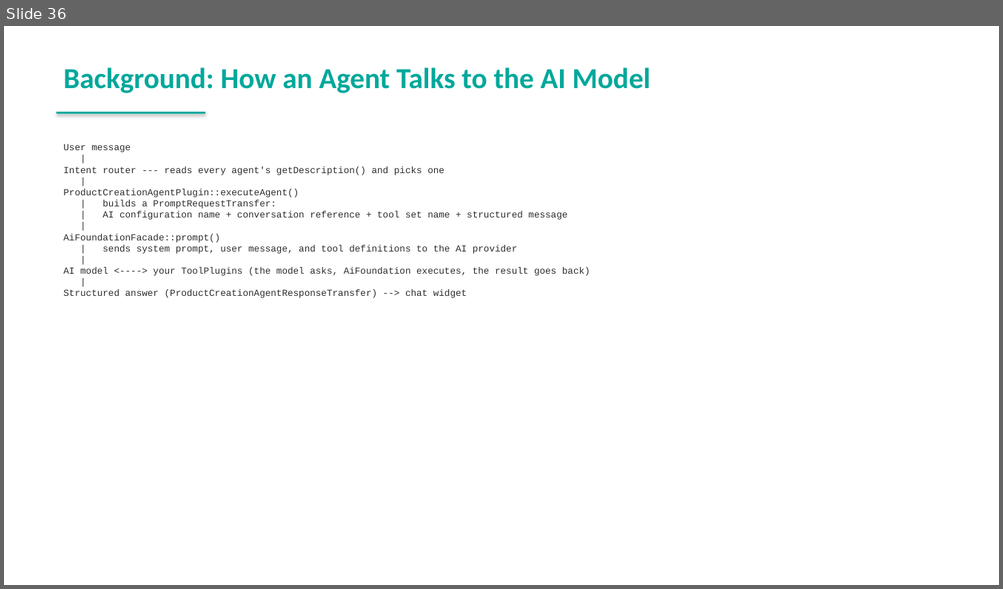
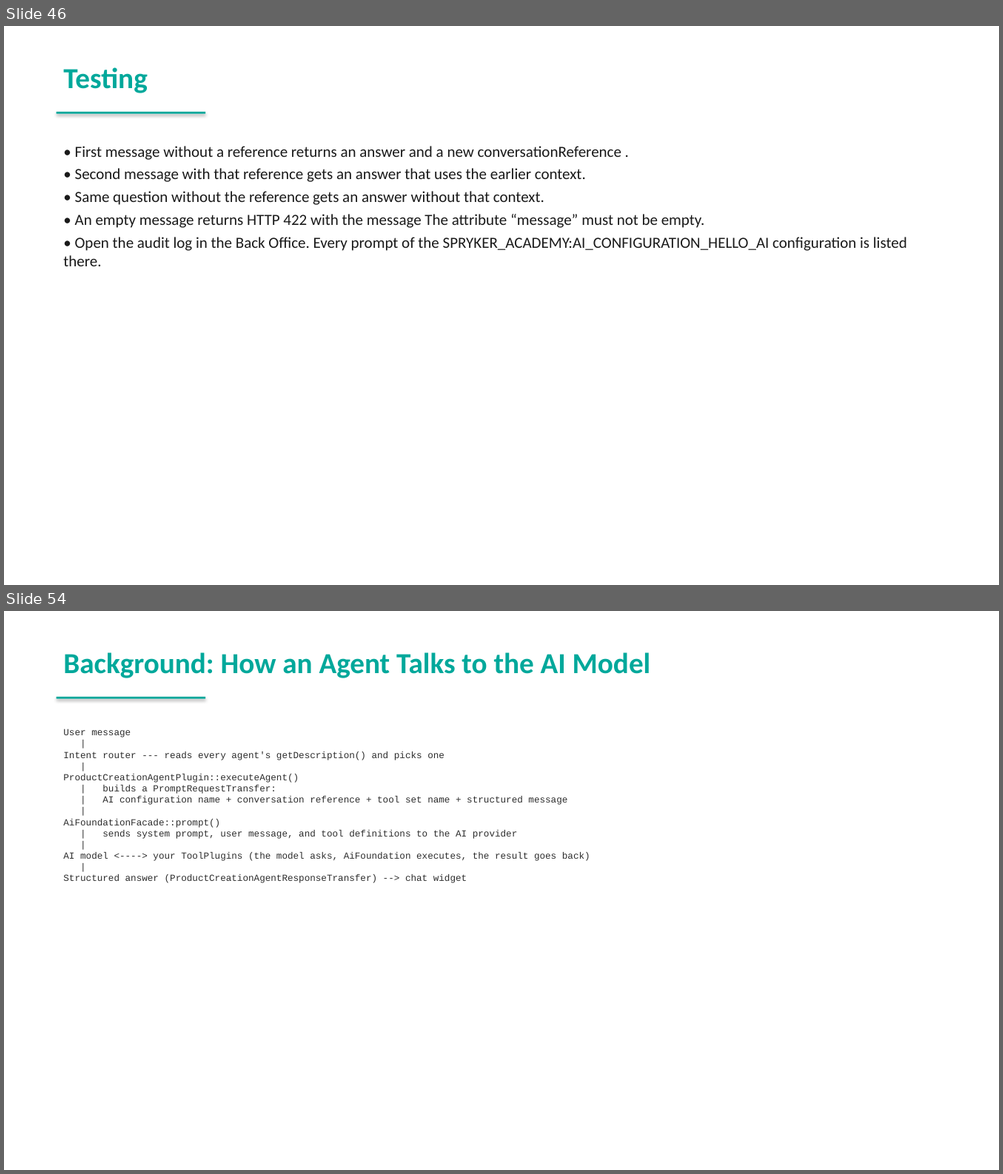
Before and after one commit to spryker-academy/instructor-exercises, a slide deck: guides-pptx/spryker-academy-ai.pptx. Shown one above the other, each under a label of ours: slide 36 before the commit, slides 46 and 54 after it; the slides between them are not shown. The pictures are 1003x589 and 1003x1174 pixels, drawn with LibreOffice and Linux fonts; fonts in the diff are those of the drawing. Boxes give left, top, right and bottom in pixels: in the first picture for what was removed or moved away, otherwise in the second. Text is boxed around its words. In the diff, an @@ line names an element or a change of style, - is before the commit and + after.

```diff
--- a/guides-pptx/spryker-academy-ai.pptx
+++ b/guides-pptx/spryker-academy-ai.pptx
@@ slide 46 added at [4, 26, 999, 585], background #FFFFFF @@
@@ text added at [63, 67, 147, 93], 28 pt, text #00A89B, bold @@
+Testing
@@ rectangle added at [57, 112, 205, 114], fill #00A89B @@
@@ text added at [63, 146, 907, 266], 15 pt, text #1A1A1A @@
+• First message without a reference returns an answer and a new conversationReference .
+• Second message with that reference gets an answer that uses the earlier context.
+• Same question without the reference gets an answer without that context.
+• An empty message returns HTTP 422 with the message The attribute “message” must not be empty.
+• Open the audit log in the Back Office. Every prompt of the SPRYKER_ACADEMY:AI_CONFIGURATION_HELLO_AI configuration is listed there.
@@ what was slide 36 is now slide 54 @@
```
Also in this commit, not shown: 10 slides changed, 17 other slides added, 11 other files.
